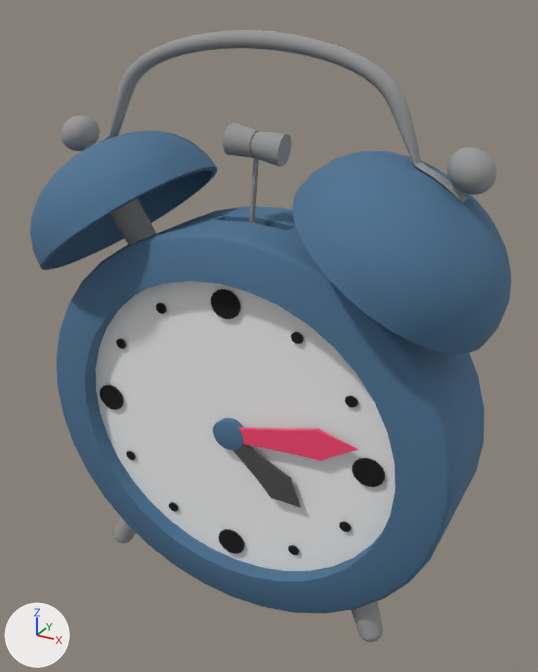
The FBX model Assets/_VroumVroum/3DModels/Decor/Alarm Clock/Alarm Clock.FBX: old version first, new version second.
Before and after are seen from a camera (50 mm lens) standing at (12.1, -20.7, 10.6) and looking at (0.5, 0.3, 0.1). Every picture has the same lights, and +X, +Y and +Z are marked at lower left. Where no turn or scale is listed for an object, it has been applied to the vertices.
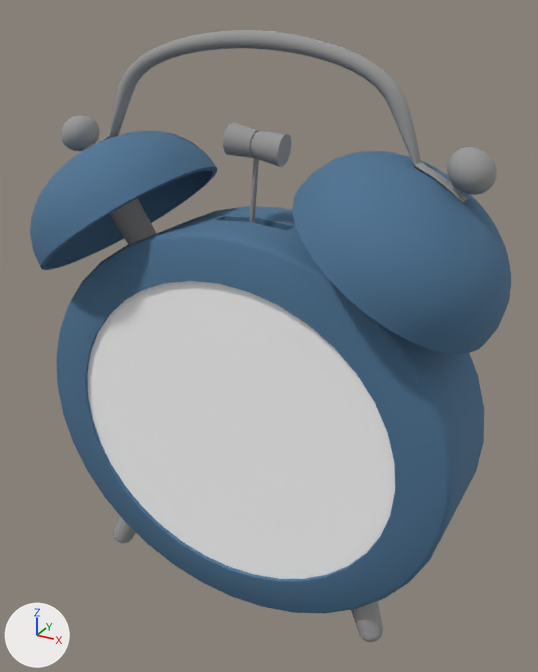
Changed parts and their boxes [x1, y1, x2, y2] in the pictures (538 x 672 px):
part 1 of me_mesh, added: after [88, 281, 395, 579]

The change in detail:
Material '22 - Default' (mat_22___default) is new.
Its base color is (1.0, 1.0, 1.0) (white #ffffff).
Its roughness is 0.859.
me_mesh is used by ob_cylinder030; location (0.0, 0.0, 0.0).
me_mesh had 4306 vertices, 8136 faces and spanned x -8.4..8.4, y -3.6..3.6, z -10.0..10.0.
me_mesh now has 4340 vertices, 8200 faces and spans x -8.4..8.4, y -3.6..3.6, z -10.0..10.0.
me_mesh part 1: a new loose piece of 34 vertices spanning x -7.0..7.0, y -2.0, z -9.8..4.1, in mat_22___default (white #ffffff).
me_mesh now uses material mat_22___default (white #ffffff).
